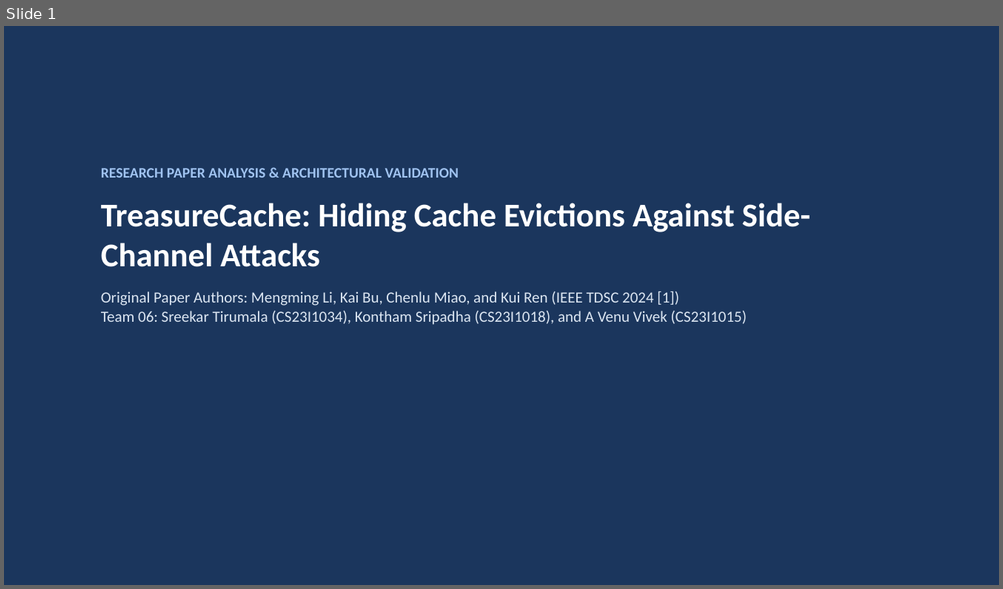
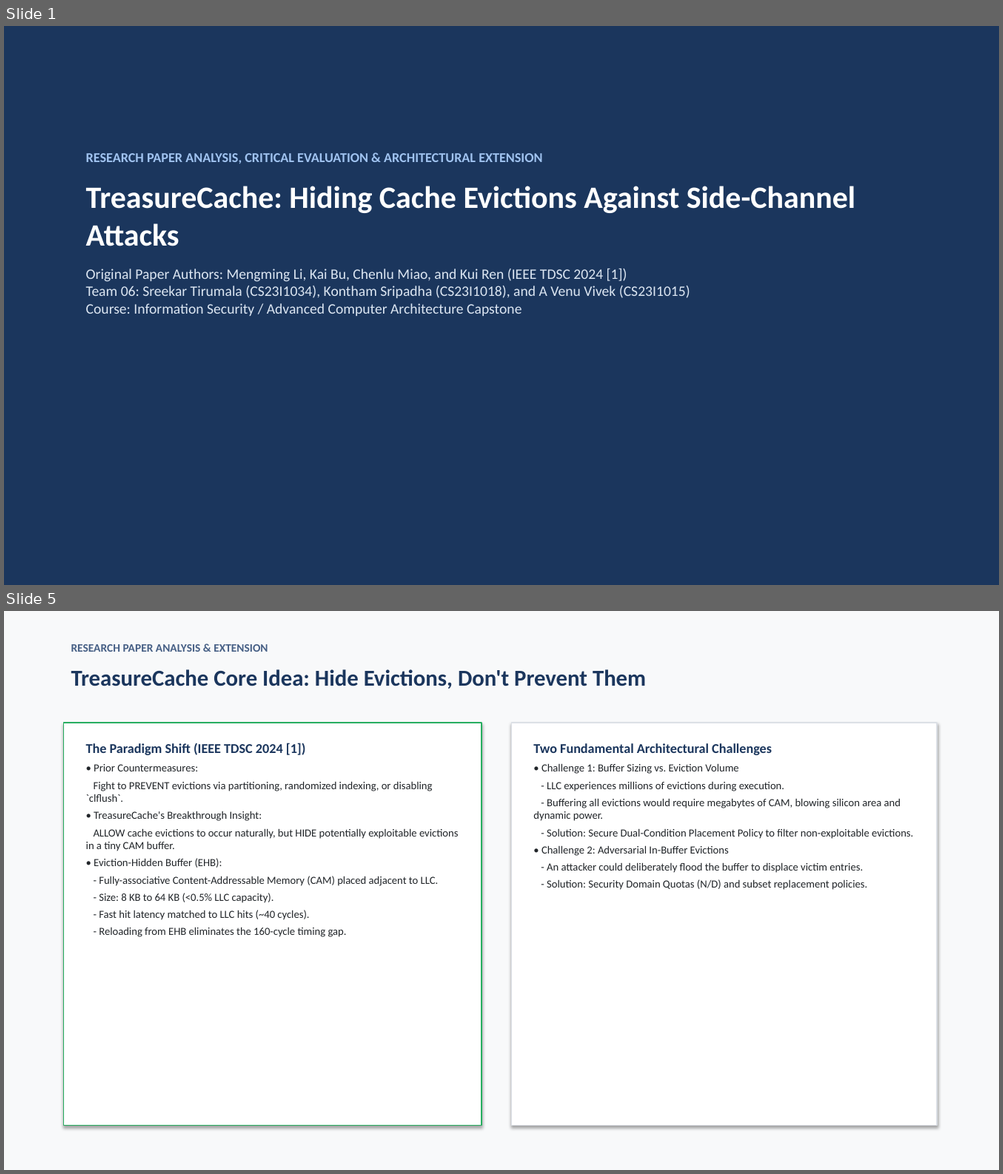
Before and after one commit to Sripadh16/IS-project, a slide deck: TreasureCache_Presentation.pptx. Shown one above the other, each under a label of ours: slide 1 before the commit, slides 1 and 5 after it; the slides between them are not shown. The pictures are 1003x589 and 1003x1174 pixels, drawn with LibreOffice and Linux fonts; fonts in the diff are those of the drawing. Boxes give left, top, right and bottom in pixels: in the first picture for what was removed or moved away, otherwise in the second. Text is boxed around its words. In the diff, an @@ line names an element or a change of style, - is before the commit and + after.

Commit message:
Complete course review package: Master Technical Report (.docx & .pdf), 20-slide professional deck (.pptx & .pdf), 5 publication figures, Ada-EHB+ engine, RTL and formal verification

```diff
--- a/TreasureCache_Presentation.pptx
+++ b/TreasureCache_Presentation.pptx
@@ slide 5 added at [4, 611, 999, 1170], background #F8F9FA @@
@@ text added at [71, 644, 267, 652], 11 pt, text #465F85, bold @@
+RESEARCH PAPER ANALYSIS & EXTENSION
@@ text added at [71, 669, 646, 689], 22 pt, text #1B365D, bold @@
+TreasureCache Core Idea: Hide Evictions, Don't Prevent Them
@@ rectangle added at [64, 723, 481, 1126], fill #FFFFFF, outline #27AE60 1 pt @@
@@ text added at [86, 743, 458, 937], 10.5 pt, text #212529 @@
+The Paradigm Shift (IEEE TDSC 2024 [1])
+• Prior Countermeasures:
+Fight to PREVENT evictions via partitioning, randomized indexing, or disabling `clflush`.
+• TreasureCache's Breakthrough Insight:
+ALLOW cache evictions to occur naturally, but HIDE potentially exploitable evictions in a tiny CAM buffer.
+• Eviction-Hidden Buffer (EHB):
+- Fully-associative Content-Addressable Memory (CAM) placed adjacent to LLC.
+- Size: 8 KB to 64 KB (<0.5% LLC capacity).
+- Fast hit latency matched to LLC hits (~40 cycles).
+- Reloading from EHB eliminates the 160-cycle timing gap.
@@ rectangle added at [512, 723, 936, 1126], fill #FFFFFF, outline #DCE0E6 1 pt @@
@@ text added at [533, 743, 913, 890], 10.5 pt, text #212529 @@
+Two Fundamental Architectural Challenges
+• Challenge 1: Buffer Sizing vs. Eviction Volume
+- LLC experiences millions of evictions during execution.
+- Buffering all evictions would require megabytes of CAM, blowing silicon area and dynamic power.
+- Solution: Secure Dual-Condition Placement Policy to filter non-exploitable evictions.
+• Challenge 2: Adversarial In-Buffer Evictions
+- An attacker could deliberately flood the buffer to displace victim entries.
+- Solution: Security Domain Quotas (N/D) and subset replacement policies.
@@ slide 1 changed as well @@
@@ text "RESEARCH PAPER ANALYSIS, CRITICAL EVALUATION ...": place and size @@
-text "RESEARCH PAPER ANALYSIS, CRITICAL EVALUATION ..." at [101, 168, 810, 325]
+text "RESEARCH PAPER ANALYSIS, CRITICAL EVALUATION ..." at [86, 153, 855, 316]
@@ text at [86, 153, 542, 164]: text changed; size 14 to 13 pt @@
-RESEARCH PAPER ANALYSIS & ARCHITECTURAL VALIDATION
+RESEARCH PAPER ANALYSIS, CRITICAL EVALUATION & ARCHITECTURAL EXTENSION
@@ text at [86, 186, 855, 247]: size 32 to 30 pt in "TreasureCache: Hiding Cache Evictions Against Side-Channel A ..."; less space between paragraphs @@
@@ text at [86, 269, 690, 316]: text changed; size 15 to 14 pt @@
-Original Paper Authors: Mengming Li, Kai Bu, Chenlu Miao, and Kui Ren (IEEE TDSC 2024 [1])
-Team 06: Sreekar Tirumala (CS23I1034), Kontham Sripadha (CS23I1018), and A Venu Vivek (CS23I1015)
+Original Paper Authors: Mengming Li, Kai Bu, Chenlu Miao, and Kui Ren (IEEE TDSC 2024 [1])
+Team 06: Sreekar Tirumala (CS23I1034), Kontham Sripadha (CS23I1018), and A Venu Vivek (CS23I1015)
+Course: Information Security / Advanced Computer Architecture Capstone
```
Also in this commit, not shown: 3 other slides changed, 15 other slides added, 11 slides removed, 12 other files.
